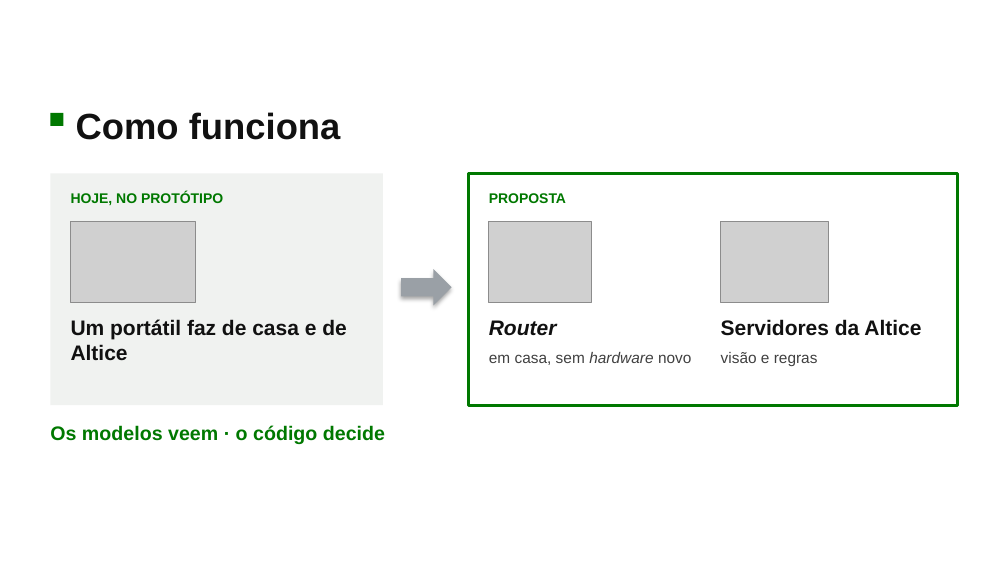
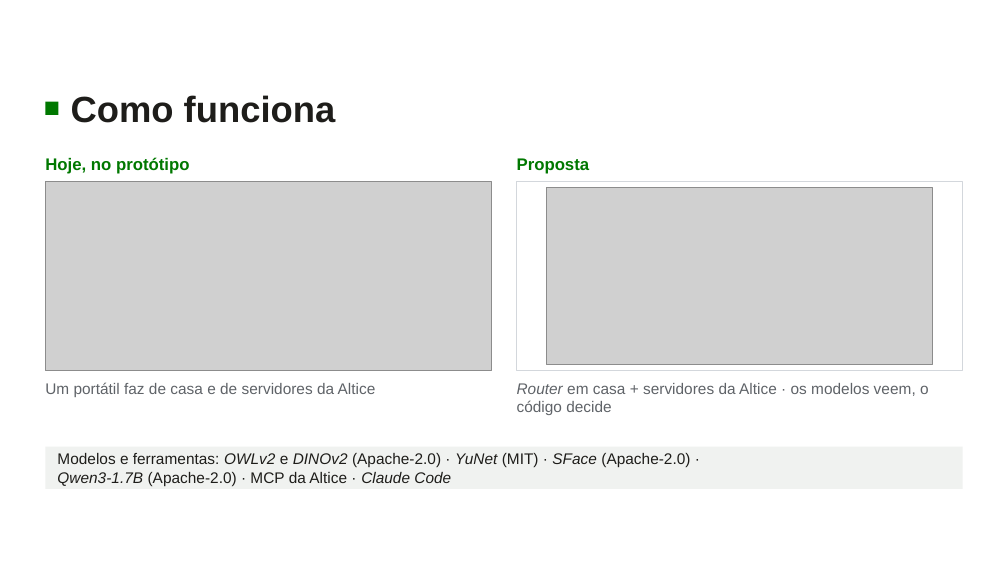
Before and after one commit to F1lipe01/hackathon-techweek, a slide deck: slide 5 of deliverables/deck/ThingTracker - Pitch 5 min.pptx (slide 8 before the commit). Drawn at 1008x567 pixels with LibreOffice and Linux fonts; fonts in the diff are those of the drawing; grey boxes stand for pictures; background and template pictures are left out. Boxes give left, top, right and bottom in pixels: in the first picture for what was removed or moved away, otherwise in the second. Text is boxed around its words. In the diff, an @@ line names an element or a change of style, - is before the commit and + after.

```diff
--- a/deliverables/deck/ThingTracker - Pitch 5 min.pptx
+++ b/deliverables/deck/ThingTracker - Pitch 5 min.pptx
@@ text "Como funciona": place and size @@
-text "Como funciona" at [76,112,341,140]
+text "Como funciona" at [71,95,336,123]
@@ text "Como funciona" at [71,95,336,123]: text colour #111111 to #1E1D1A; vertical alignment top to middle @@
@@ rectangle: place and size @@
-rectangle at [50,113,64,126]
+rectangle at [45,102,58,115]
@@ text at [45,157,190,174]: text changed; size 10 to 12 pt @@
-HOJE, NO PROTÓTIPO
+Hoje, no protótipo
@@ text "Hoje, no protótipo" at [45,157,190,174]: vertical alignment top to bottom @@
@@ rectangle removed at [50,173,383,405] @@
@@ text "Proposta" at [517,158,590,174]: vertical alignment top to bottom @@
@@ text at [517,158,590,174]: text changed; size 10 to 12 pt @@
-PROPOSTA
+Proposta
@@ picture added at [45,181,491,371] @@
@@ rectangle: place and size @@
-rectangle at [469,173,958,405]
+rectangle at [516,181,962,371]
@@ rectangle at [516,181,962,371]: fill none to #FFFFFF; outline #007800 2.25 pt to #D3D7DC 0.75 pt @@
@@ picture added at [547,187,932,365] @@
@@ picture removed at [71,222,196,302] @@
@@ picture removed at [489,222,592,302] @@
@@ picture removed at [721,222,829,302] @@
@@ right arrow removed at [401,269,452,305] @@
@@ text removed at [489,320,557,336] @@
-Router
@@ text removed at [721,319,921,336] @@
-Servidores da Altice
@@ text removed at [489,352,691,365] @@
-em casa, sem hardware novo
@@ text removed at [721,352,818,366] @@
-visão e regras
@@ text at [45,382,376,397]: text changed; size 15 to 11 pt; text colour #111111 to #5F6368; bold off @@
-Um portátil faz de casa e de Altice
+Um portátil faz de casa e de servidores da Altice
@@ text at [517,383,929,415]: text changed; size 14 to 11 pt; text colour #007800 to #5F6368; bold off @@
-Os modelos veem · o código decide
+Router em casa + servidores da Altice · os modelos veem, o código decide
@@ rectangle added at [45,447,963,489], fill #F0F2F0 @@
@@ text added at [57,453,690,486], 11 pt, text #1E1D1A @@
+Modelos e ferramentas: OWLv2 e DINOv2 (Apache-2.0) · YuNet (MIT) · SFace (Apache-2.0) ·
+Qwen3-1.7B (Apache-2.0) · MCP da Altice · Claude Code
```
Also in this commit, not shown: 6 other slides changed, 1 slide added, 18 slides removed, 9 other files.
